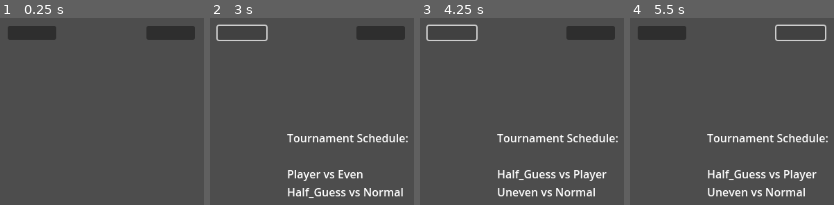
Above: before the commit, frames 1-4 (left to right).
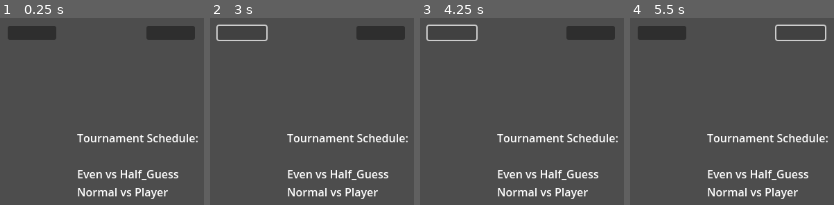
Above: after the commit, the same moments.

Repository: Quilfort/gameoff-2024
Game: Godot game, scene res://Scenes/tournament.tscn
Same seed, same stepped clock (60 frames per second), same inputs: the game is played once before the commit and once after it.
Inputs (mouse positions are in pixels of both pictures, inside the frame that each line leads up to):
- Up to frame 1 (0.25 s): no input
- Up to frame 2 (3 s): click (242, 32) at 0.5 s; click (381, 32) at 1.25 s; click (381, 32) at 2 s; click (242, 32) at 2.75 s
- Up to frame 3 (4.25 s): click (452, 32) at 3.5 s
- Up to frame 4 (5.5 s): click (801, 32) at 4.25 s; tap Enter at 5 s

The runs differ from the first frame. In frame 1, 3.7% of the frame differs, in the area x 37-98%, y 62-97%; in frame 2, 2.9%; in frame 3, 2.7%; in frame 4, 2.7%.

Commit message:
Update Draft Logic to Dynamically get Comp, auto draft at setup

Diff:
--- a/game-off-2024/Scenes/tournament.tscn
+++ b/game-off-2024/Scenes/tournament.tscn
@@ -1,6 +1,6 @@
 [gd_scene load_steps=2 format=3 uid="uid://5v8ykpbewox1"]
 
-[ext_resource type="Script" path="res://Scripts/draft_players.gd" id="1_gf848"]
+[ext_resource type="Script" path="res://Scripts/tournament_schema.gd" id="1_gf848"]
 
 [node name="Tournament" type="Node2D"]
 script = ExtResource("1_gf848")
--- a/game-off-2024/Scripts/Singleton/computer_data.gd
+++ b/game-off-2024/Scripts/Singleton/computer_data.gd
@@ -1,10 +1,4 @@
 extends Node
-
-#var template = {
-	#"id": ",",
-	#"name": "",
-	#"computer_strategy": ""
-#}
 
 var normal = {
 	"id": 1,
@@ -29,3 +23,17 @@
 	"name": "Half_Guess",
 	"computer_strategy": "half_guess"
 }
+
+# Function to return all computer data as a list
+# Function to dynamically return all computer data as a list
+func get_all_computers():
+	var computers = []
+	for property in get_property_list():
+		var computer = get(property.name)
+		if typeof(computer) == TYPE_DICTIONARY:
+				computers.append(computer)
+		#if property.name.begins_with("computer_"):
+			#var computer = get(property.name)
+			#if typeof(computer) == TYPE_DICTIONARY:  # Ensure it's a dictionary before adding
+				#computers.append(computer)
+	return computers
--- /dev/null
+++ b/game-off-2024/Scripts/Singleton/game_data.gd
@@ -0,0 +1,7 @@
+extends Node
+
+
+
+# Tournament
+var DRAFT_COMPLETED = false
+var MAX_PLAYERS = 4
--- a/game-off-2024/Scripts/Singleton/tournament_data.gd
+++ /dev/null
@@ -1,3 +0,0 @@
-extends Node
-
-var MAX_PLAYERS = 4
--- a/game-off-2024/Scripts/draft_players.gd
+++ b/game-off-2024/Scripts/tournament_schema.gd
@@ -1,12 +1,38 @@
 extends Node2D
 
-var MAX_PLAYERS = TournamentData.MAX_PLAYERS
+var MAX_PLAYERS = GameData.MAX_PLAYERS
 var computer_opponents = []  # List to store selected computers
 var player = {"id": 0, "name": "Player", "computer_strategy": "manual"}
 
+func _ready():
+	# Check if the draft has already been completed
+	if !GameData.DRAFT_COMPLETED:
+		start_draft()
+		GameData.DRAFT_COMPLETED = true
+	else:
+		print("Draft already completed. Skipping draft.")
+
+
+
+## DRAFT
+# Function to handle the entire draft process
+func start_draft():
+	# Draft the opponents
+	computer_opponents = draft_opponents()
+
+	# Add the player to the list
+	var participants = computer_opponents.duplicate()
+	participants.append(player)
+
+	# Randomize and pair participants
+	var pairings = create_duos(participants)
+
+	# Display the pairings in the TournamentScheduleLabel
+	display_schedule(pairings)
+
 # Function to randomly draft MAX_PLAYERS - 1 computers
 func draft_opponents():
-	var all_computers = [ComputerData.normal, ComputerData.uneven, ComputerData.even, ComputerData.half_guess]
+	var all_computers = ComputerData.get_all_computers()
 	all_computers.shuffle()  # Randomize the order
 
 	# Select MAX_PLAYERS - 1 computers
@@ -34,17 +60,3 @@
 
 	$TournamentScheduleLabel.text = schedule_text
 	print(schedule_text)  # For debugging/logging
-
-func _on_draft_button_pressed():
-	# Ensure only needed amount of computers are selected
-	computer_opponents = draft_opponents()
-
-	# Add the player to the list
-	var participants = computer_opponents.duplicate()
-	participants.append(player)
-
-	# Randomize and pair participants
-	var pairings = create_duos(participants)
-
-	# Display the pairings in the TournamentScheduleLabel
-	display_schedule(pairings)
--- a/game-off-2024/project.godot
+++ b/game-off-2024/project.godot
@@ -20,7 +20,7 @@
 BattleData="*res://Scripts/Singleton/battle_data.gd"
 BattleHistory="*res://Scripts/Singleton/battle_history.gd"
 ComputerData="*res://Scripts/Singleton/computer_data.gd"
-TournamentData="*res://Scripts/Singleton/tournament_data.gd"
+GameData="*res://Scripts/Singleton/game_data.gd"
 
 [rendering]
 
